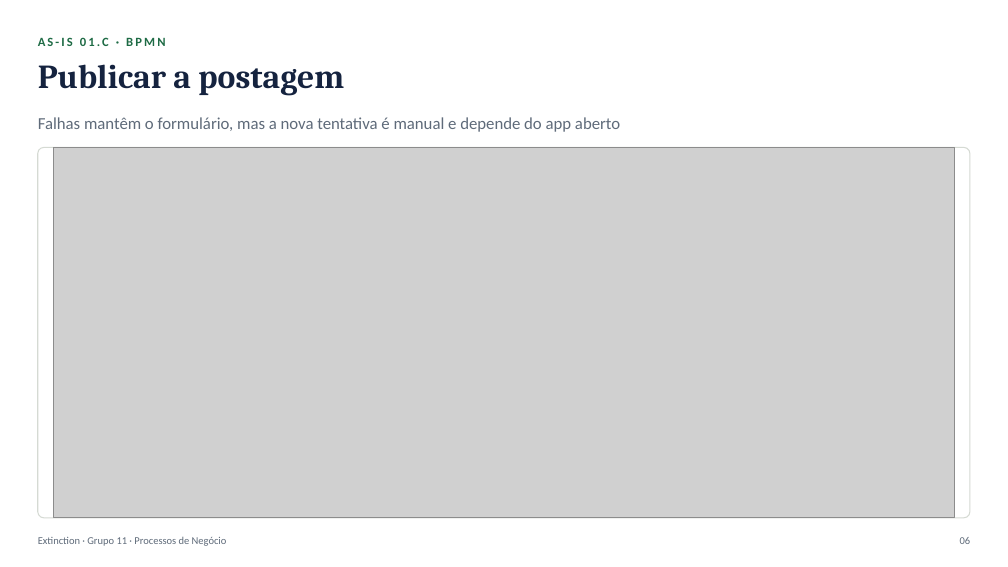
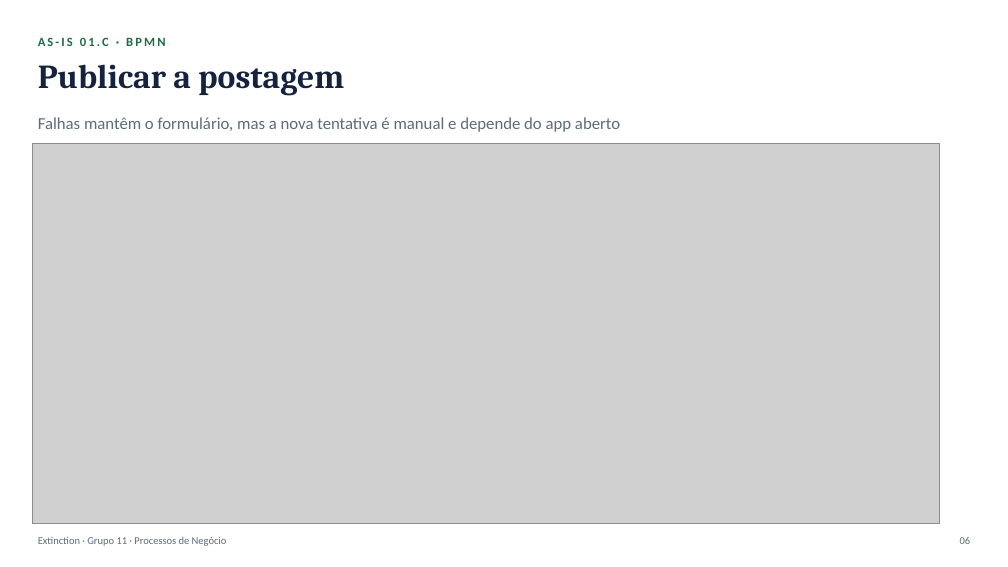
Before and after one commit to Fdanielsantos/extinction-app, a slide deck: slide 6 of Processos-de-negocios_Trabalho_Final/Apresentacao_Processos_de_Negocio_Extinction.pptx. Drawn at 1008x567 pixels with LibreOffice and Linux fonts; fonts in the diff are those of the drawing; grey boxes stand for pictures. Boxes give left, top, right and bottom in pixels: in the first picture for what was removed or moved away, otherwise in the second. Text is boxed around its words. In the diff, an @@ line names an element or a change of style, - is before the commit and + after.

```diff
--- a/Processos-de-negocios_Trabalho_Final/Apresentacao_Processos_de_Negocio_Extinction.pptx
+++ b/Processos-de-negocios_Trabalho_Final/Apresentacao_Processos_de_Negocio_Extinction.pptx
@@ picture: place and size @@
-picture at <box>53,147,954,518</box>
+picture at <box>32,143,939,523</box>
@@ rounded rectangle removed at <box>38,147,970,518</box> @@
```
Also in this commit, not shown: 10 other slides changed.
